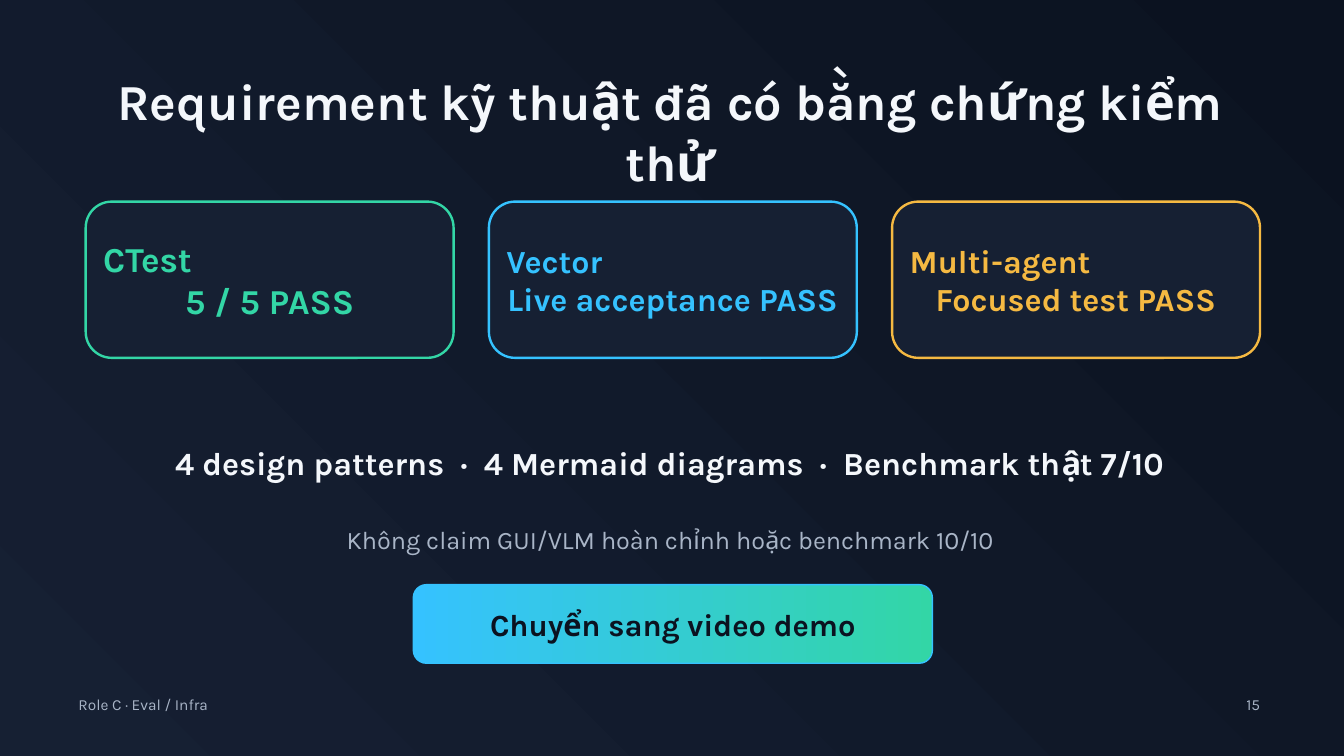
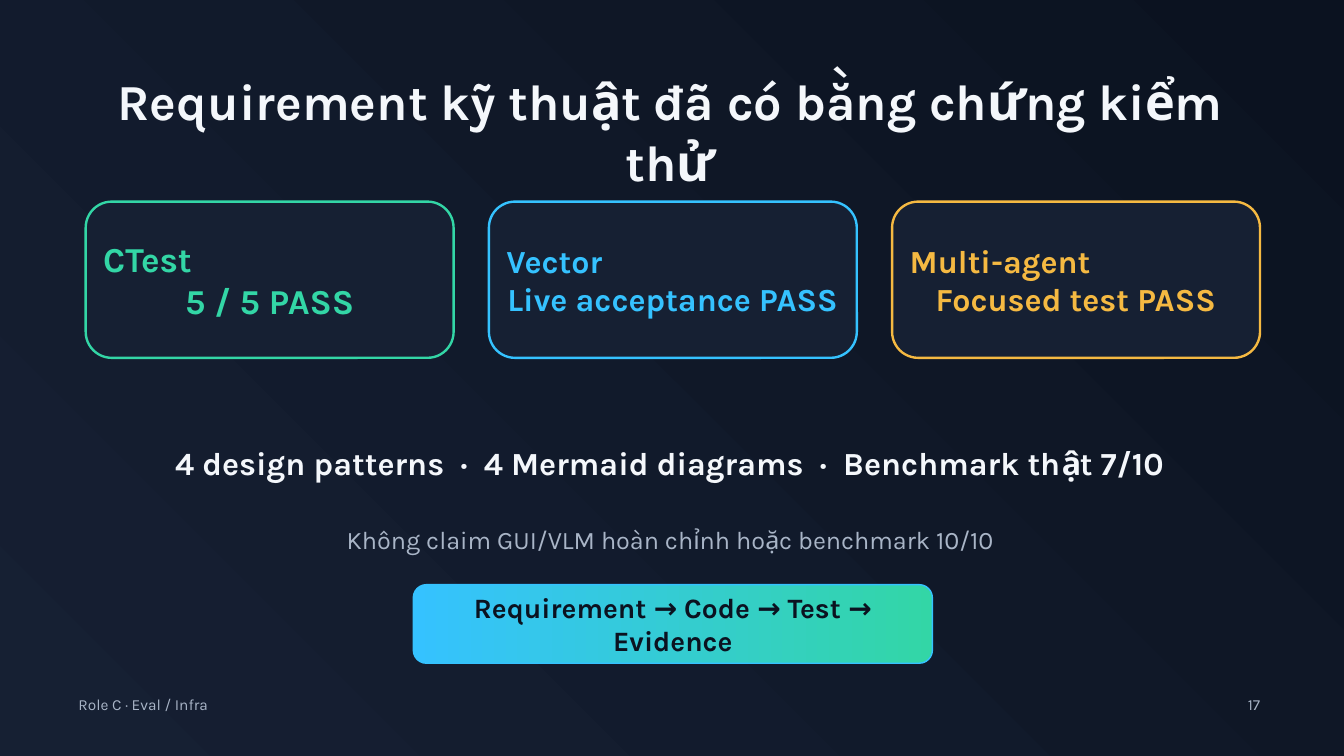
Before and after one commit to thhuule/OOP_AI-AGENT, a slide deck: slide 17 of planning/PowerPoint/AI_Agent_Framework_Presentation/AI_Agent_Framework_Presentation.pptx (slide 15 before the commit). Drawn at 1344x756 pixels with LibreOffice and Linux fonts; fonts in the diff are those of the drawing. Boxes give left, top, right and bottom in pixels: in the first picture for what was removed or moved away, otherwise in the second. Text is boxed around its words. In the diff, an @@ line names an element or a change of style, - is before the commit and + after.

```diff
--- a/planning/PowerPoint/AI_Agent_Framework_Presentation/AI_Agent_Framework_Presentation.pptx
+++ b/planning/PowerPoint/AI_Agent_Framework_Presentation/AI_Agent_Framework_Presentation.pptx
@@ text in rounded rectangle at (474,598,841,652): text changed; size 22 to 20 pt @@
-Chuyển sang video demo
+Requirement → Code → Test → Evidence
@@ text at (1248,700,1260,710): text changed @@
-15
+17
```
Also in this commit, not shown: 14 other slides changed, 3 slides added, 9 other files.
